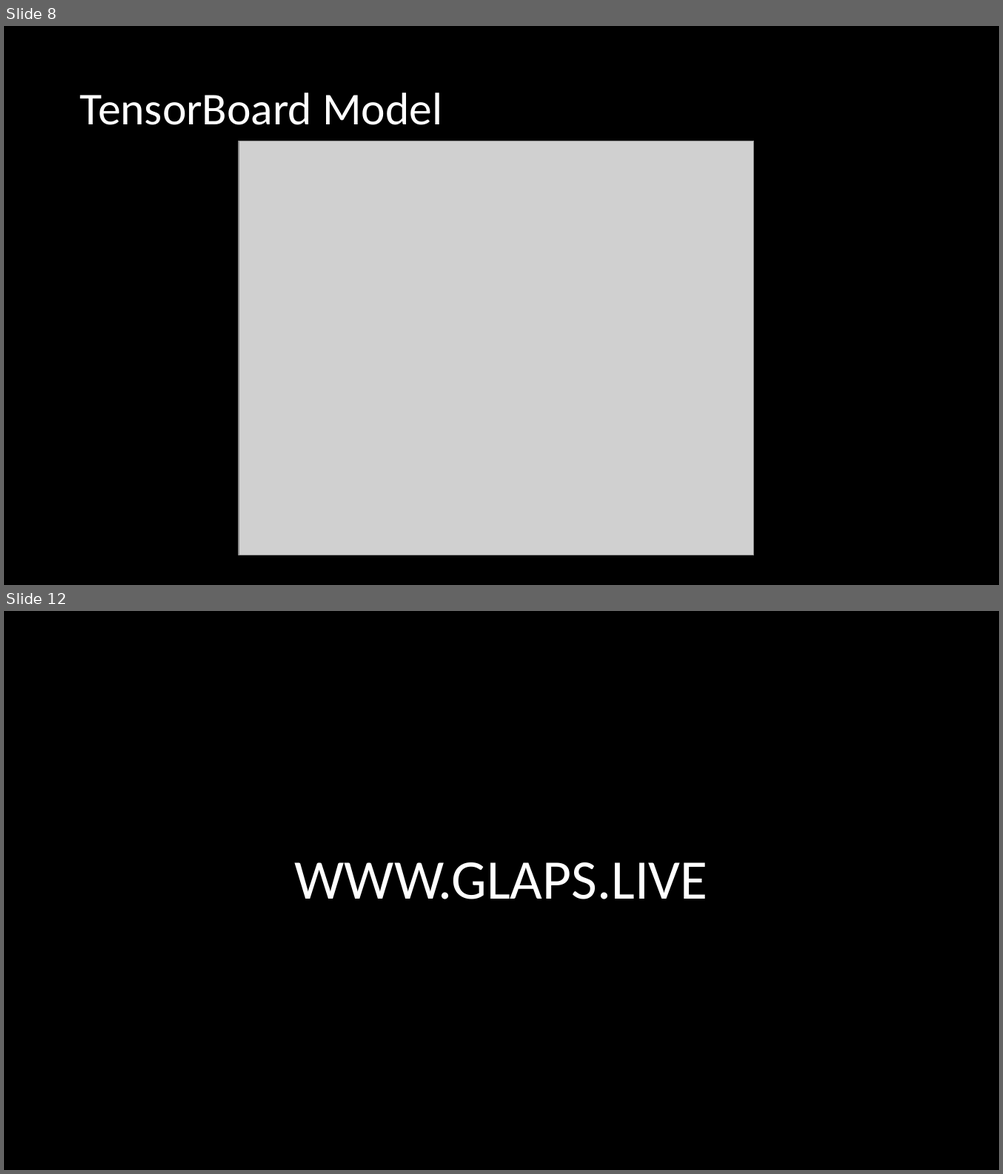
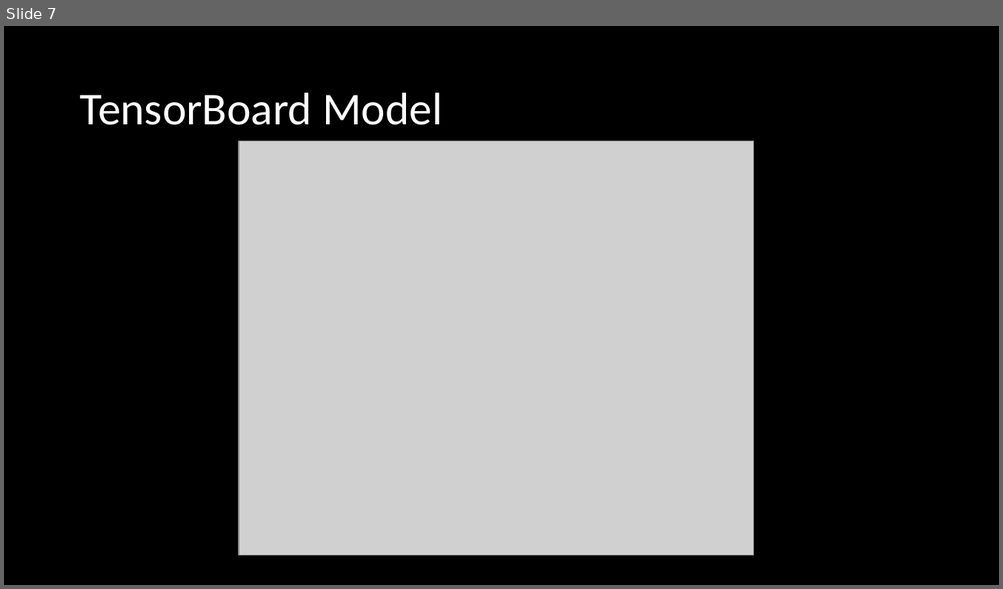
Before and after one commit to milsteam4144/GLAPS, a slide deck: Presentation/GLAPS Presentation.pptx. Shown one above the other, each under a label of ours: slides 8 and 12 before the commit, slide 7 after it; the slides between them are not shown. The pictures are 1003x1174 and 1003x589 pixels, drawn with LibreOffice and Linux fonts; fonts in the diff are those of the drawing; grey boxes stand for pictures. Boxes give left, top, right and bottom in pixels: in the first picture for what was removed or moved away, otherwise in the second. Text is boxed around its words. In the diff, an @@ line names an element or a change of style, - is before the commit and + after.

```diff
--- a/Presentation/GLAPS Presentation.pptx
+++ b/Presentation/GLAPS Presentation.pptx
@@ slide 12 removed at [4,611,999,1170], background #000000 @@
@@ text removed at [295,863,708,900] @@
-WWW.GLAPS.LIVE
@@ what was slide 8 is now slide 7 @@
```
Also in this commit, not shown: 5 slides changed, 1 slide added, 3 other slides removed.
